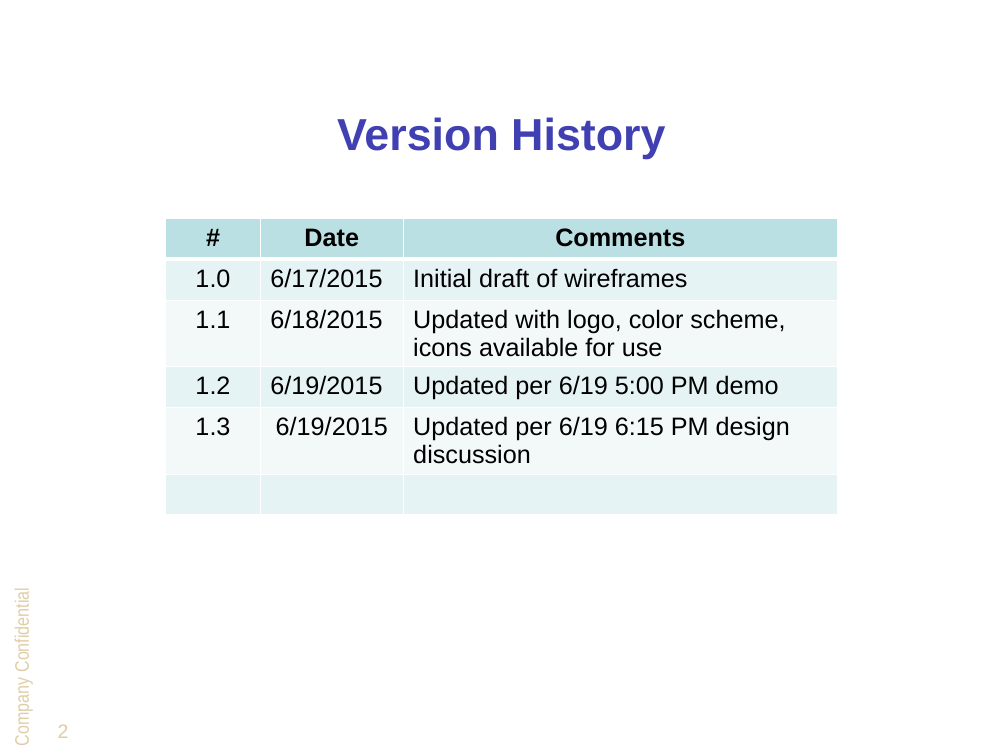
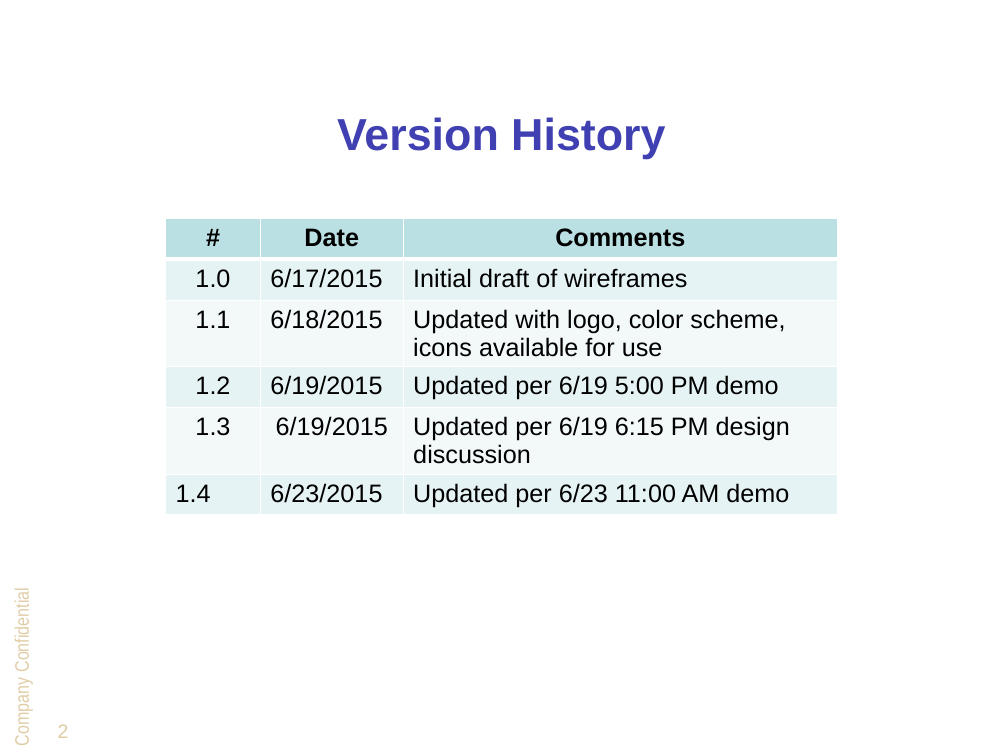
Before and after one commit to DevTechnology/DRIC, a slide deck: slide 2 of Design/Wireframes/DRIC wireframes.pptx. Drawn at 1008x756 pixels with LibreOffice and Linux fonts; fonts in the diff are those of the drawing; background and template pictures are left out. Boxes give left, top, right and bottom in pixels: in the first picture for what was removed or moved away, otherwise in the second. Text is boxed around its words. In the diff, an @@ line names an element or a change of style, - is before the commit and + after.

```diff
--- a/Design/Wireframes/DRIC wireframes.pptx
+++ b/Design/Wireframes/DRIC wireframes.pptx
@@ table at bbox=[165, 219, 838, 523] @@
-row 6:  |  | 
+row 6: 1.4 | 6/23/2015 | Updated per 6/23 11:00 AM demo
```
Also in this commit, not shown: 2 other slides changed, 1 slide added.
